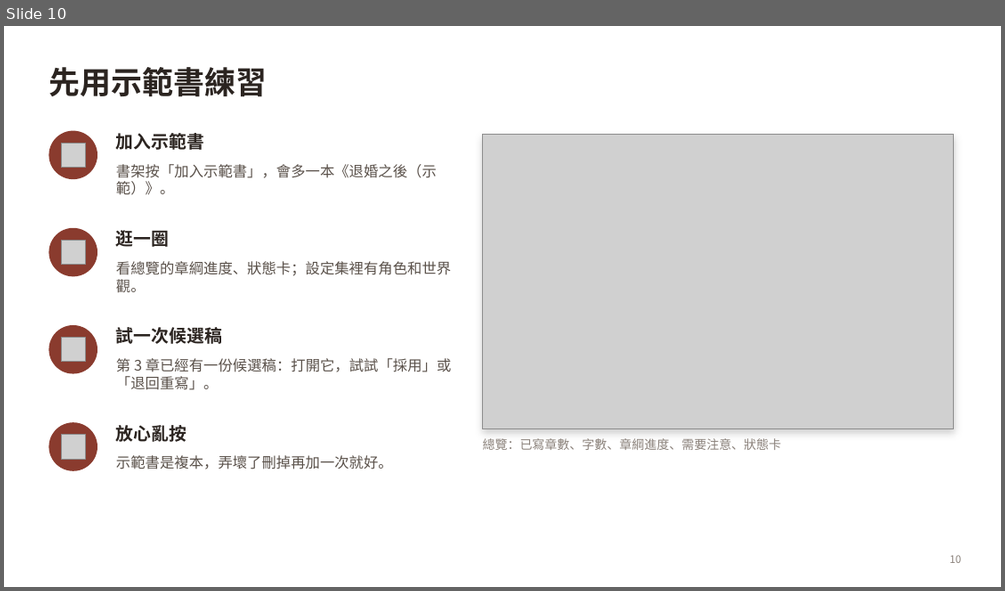
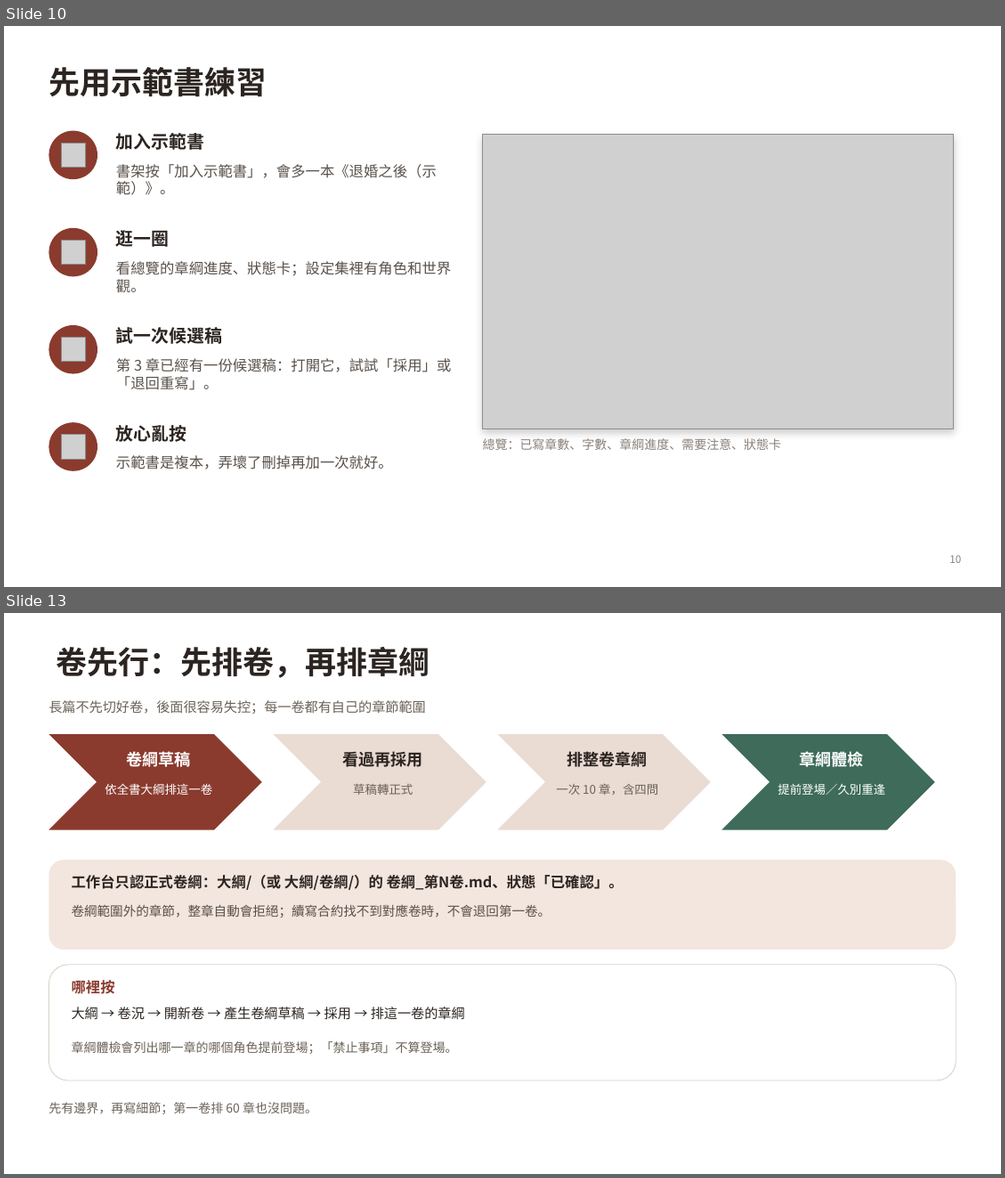
Before and after one commit to yamasoo/novel-studio, a slide deck: demo/小說工作台_新手教學.pptx. Shown one above the other, each under a label of ours: slide 10 before the commit, slides 10 and 13 after it; the slides between them are not shown. The pictures are 1005x591 and 1005x1178 pixels, drawn with LibreOffice and Linux fonts; fonts in the diff are those of the drawing; grey boxes stand for pictures. Boxes give left, top, right and bottom in pixels: in the first picture for what was removed or moved away, otherwise in the second. Text is boxed around its words. In the diff, an @@ line names an element or a change of style, - is before the commit and + after.

```diff
--- a/demo/小說工作台_新手教學.pptx
+++ b/demo/小說工作台_新手教學.pptx
@@ slide 13 added at [4,613,1001,1174], background #FFFFFF @@
@@ title added at [57,647,430,678], 30 pt, text #2B2420, bold @@
+卷先行：先排卷，再排章綱
@@ text added at [48,700,425,714], 13 pt, text #6B6258 @@
+長篇不先切好卷，後面很容易失控；每一卷都有自己的章節範圍
@@ chevron added at [48,734,262,830], fill #8A3B2E @@
@@ chevron added at [273,734,486,830], fill #EADBD3 @@
@@ chevron added at [498,734,711,830], fill #EADBD3 @@
@@ chevron added at [722,734,935,830], fill #3E6B5A @@
@@ text added at [127,752,191,767], 15.5 pt, text #FFFFFF, bold @@
+卷綱草稿
@@ text added at [343,751,423,767], 15.5 pt, text #2B2420, bold @@
+看過再採用
@@ text added at [567,751,647,767], 15.5 pt, text #2B2420, bold @@
+排整卷章綱
@@ text added at [800,749,864,771], 15.5 pt, text #FFFFFF, bold @@
+章綱體檢
@@ text added at [105,783,212,795], 11.5 pt, text #FFFFFF @@
+依全書大綱排這一卷
@@ text added at [353,784,413,795], 11.5 pt, text #6B6258 @@
+草稿轉正式
@@ text added at [556,783,658,795], 11.5 pt, text #6B6258 @@
+一次 10 章，含四問
@@ text added at [777,784,885,795], 11.5 pt, text #FFFFFF @@
+提前登場／久別重逢
@@ rounded rectangle added at [48,860,956,949], fill #F3E6DF @@
@@ text added at [72,875,623,890], 14 pt, text #2B2420, bold @@
+工作台只認正式卷綱：大綱/（或 大綱/卷綱/）的 卷綱_第N卷.md、狀態「已確認」。
@@ text added at [72,904,551,917], 12.5 pt, text #5A514A @@
+卷綱範圍外的章節，整章自動會拒絕；續寫合約找不到對應卷時，不會退回第一卷。
@@ rounded rectangle added at [48,965,956,1080], fill #FFFFFF, outline #D9D1C7 0.75 pt @@
@@ text added at [72,980,115,994], 14 pt, text #8A3B2E, bold @@
+哪裡按
@@ text added at [72,1006,465,1020], 13 pt, text #2B2420 @@
+大綱 → 卷況 → 開新卷 → 產生卷綱草稿 → 採用 → 排這一卷的章綱
@@ text added at [72,1041,458,1054], 12 pt, text #6B6258 @@
+章綱體檢會列出哪一章的哪個角色提前登場；「禁止事項」不算登場。
@@ text added at [48,1102,317,1114], 12 pt, text #6B6258 @@
+先有邊界，再寫細節；第一卷排 60 章也沒問題。
```
Also in this commit, not shown: 12 slides changed, 2 other slides added.
